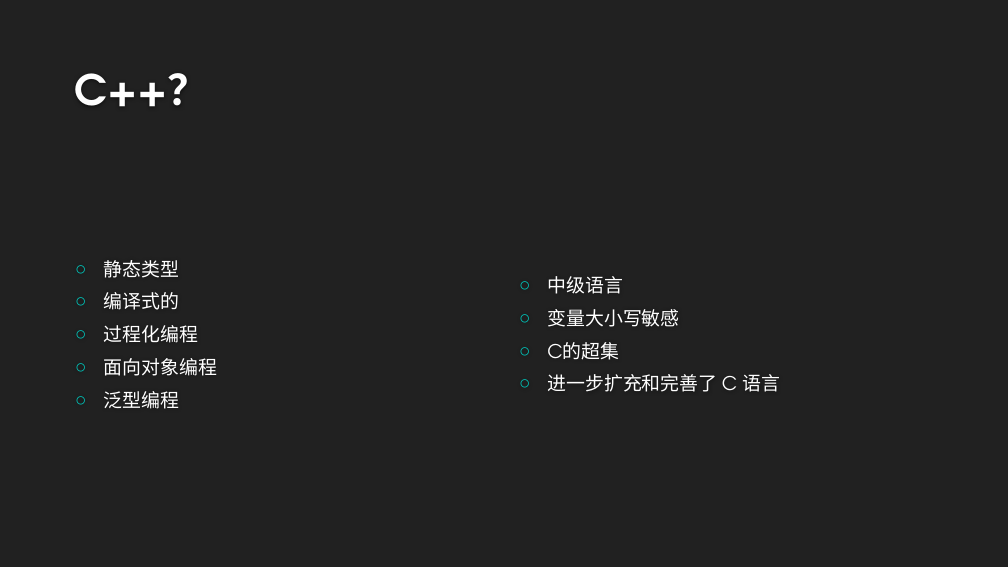
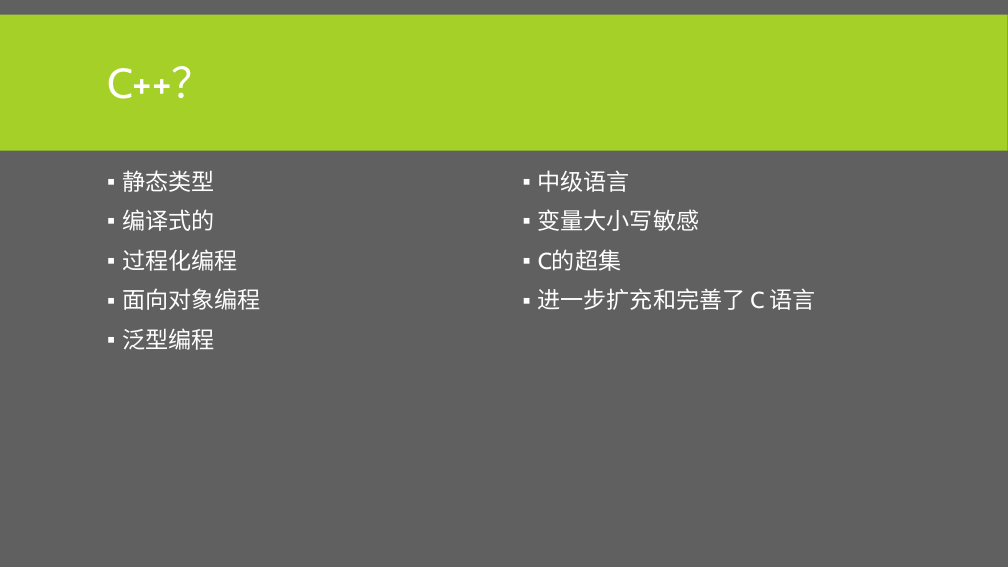
Before and after one commit to albertclass/Lessons, a slide deck: slide 3 of advance c++/courseware.pptx. Drawn at 1008x567 pixels with LibreOffice and Linux fonts; fonts in the diff are those of the drawing; background and template pictures are left out. Boxes give left, top, right and bottom in pixels: in the first picture for what was removed or moved away, otherwise in the second. Text is boxed around its words. In the diff, an @@ line names an element or a change of style, - is before the commit and + after.

```diff
--- a/advance c++/courseware.pptx
+++ b/advance c++/courseware.pptx
@@ background #212121 to #606060 @@
@@ rectangle added at <box>0,14,1008,150</box>, fill #A5D028 @@
@@ title "C++？": place and size @@
-title "C++？" at <box>75,73,210,107</box>
+title "C++？" at <box>107,66,214,99</box>
@@ title "C++？" at <box>107,66,214,99</box>: font TeX Gyre Adventor to Cabin, text colour #FEFEFE to #FFFFFF, bold off; line spacing 1 to 0.85; vertical alignment bottom to middle @@
@@ text "静态类型": place and size @@
-text "静态类型" at <box>104,260,217,409</box>
+text "静态类型" at <box>122,170,260,350</box>
@@ text "静态类型" at <box>122,170,260,350</box>: size 18 to 22 pt, font TeX Gyre Adventor to Cabin; bullet ○ to ▪; line spacing 1 to 0.9; more space between paragraphs; bullet colour #00C6BB to #FFFFFF; vertical alignment middle to top @@
@@ text "中级语言" at <box>538,170,816,310</box>: size 18 to 22 pt, font TeX Gyre Adventor to Cabin; bullet ○ to ▪; line spacing 1 to 0.9; more space between paragraphs; bullet colour #00C6BB to #FFFFFF; vertical alignment middle to top @@
@@ text "中级语言": place and size @@
-text "中级语言" at <box>547,276,780,392</box>
+text "中级语言" at <box>538,170,816,310</box>
```
Also in this commit, not shown: 28 other slides changed, 5 slides added, 2 other files.
